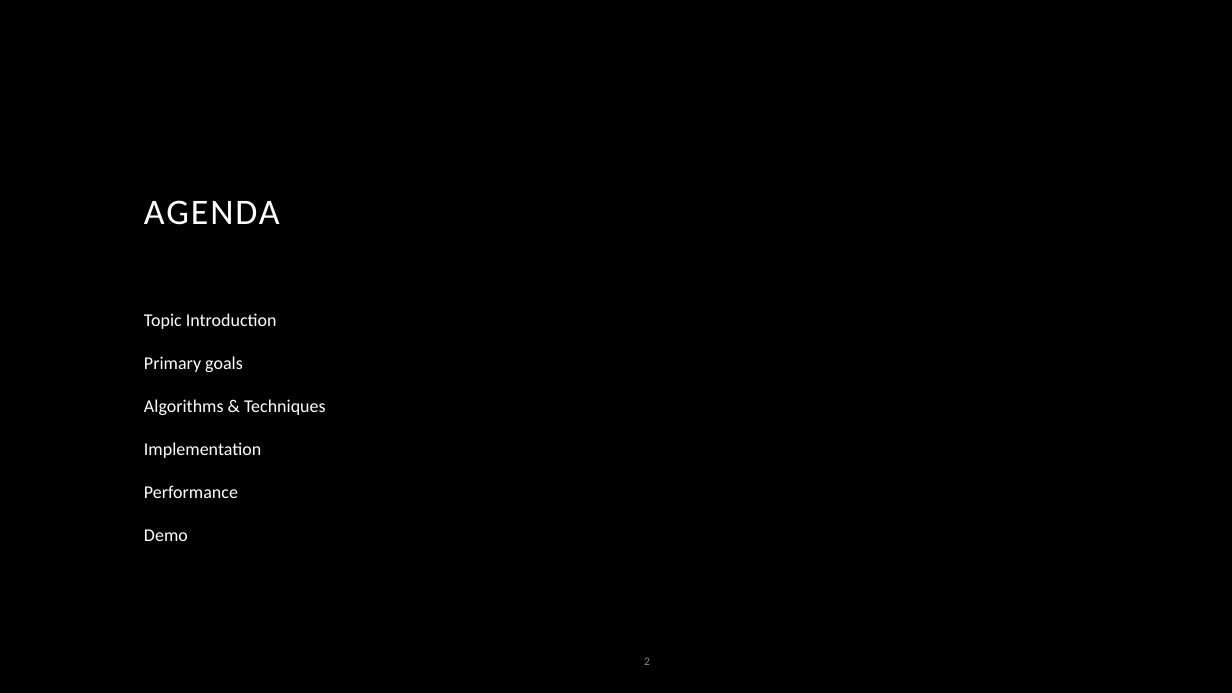
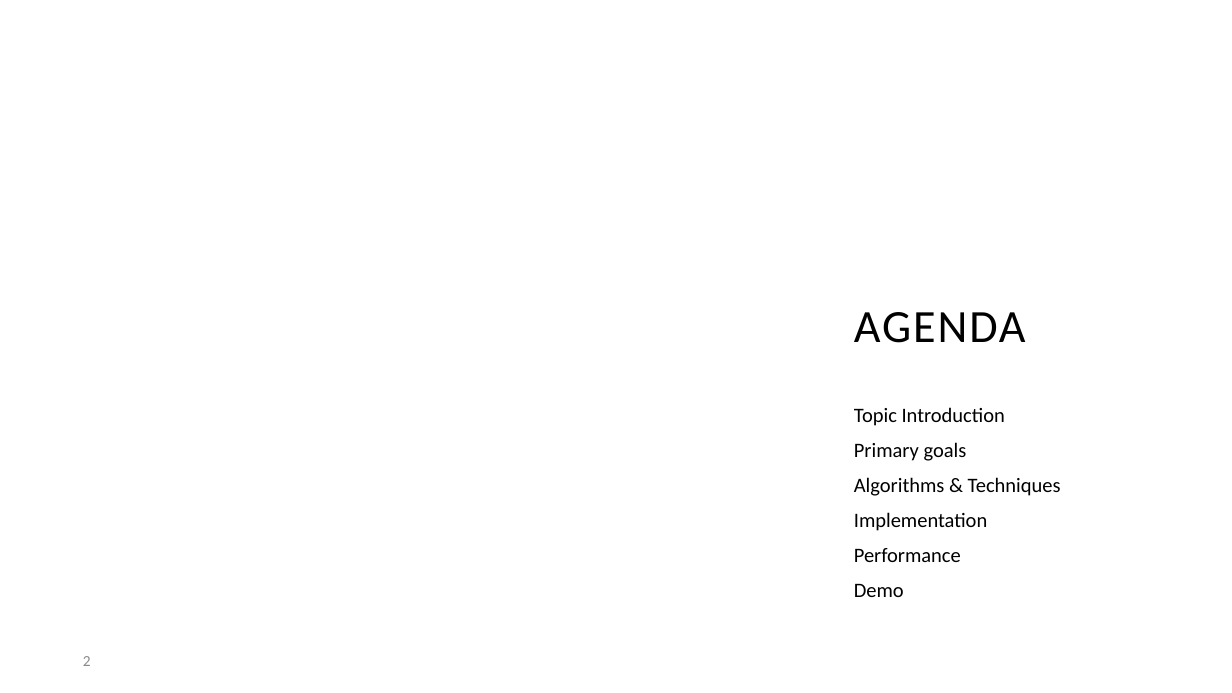
Before and after one commit to devinsburke/CourseProject, a slide deck: slide 2 of Presentation.pptx. Drawn at 1232x693 pixels with LibreOffice and Linux fonts; fonts in the diff are those of the drawing; background and template pictures are left out. Boxes give left, top, right and bottom in pixels: in the first picture for what was removed or moved away, otherwise in the second. Text is boxed around its words. In the diff, an @@ line names an element or a change of style, - is before the commit and + after.

```diff
--- a/Presentation.pptx
+++ b/Presentation.pptx
@@ background #000000 to #FFFFFF @@
@@ title "AGENDA": place and size @@
-title "AGENDA" at (144, 200, 280, 225)
+title "AGENDA" at (854, 312, 1026, 343)
@@ title "AGENDA" at (854, 312, 1026, 343): size 28 to 36 pt, text colour #FFFFFF to #000000 @@
@@ subtitle "Topic Introduction": place and size @@
-subtitle "Topic Introduction" at (144, 313, 326, 541)
+subtitle "Topic Introduction" at (854, 407, 1061, 597)
@@ subtitle "Topic Introduction" at (854, 407, 1061, 597): size 14 to 16 pt, text colour #FFFFFF to #000000; line spacing 1.4 to 0.9 @@
@@ page number: place and size @@
-page number at (644, 657, 650, 665)
+page number at (83, 656, 91, 666)
@@ page number at (83, 656, 91, 666): size 9 to 12 pt @@
```
Also in this commit, not shown: 5 other slides changed, 1 slide added, 2 slides removed.
